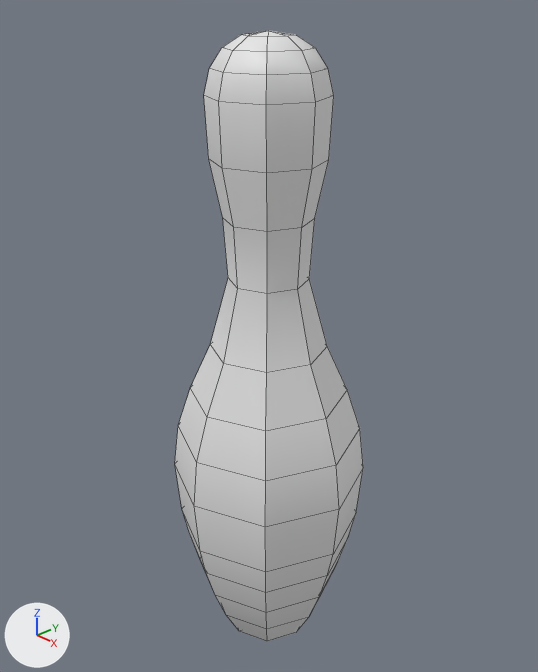
Two versions of the Blender file bowling.blend, one commit apart.
Both versions are drawn from a camera (50 mm lens) standing at (0.286, -0.268, 0.401) and looking at (-0.007, 0.007, 0.211). The lights are fixed; the arrows at lower left show +X, +Y and +Z. Mesh edges are drawn as thin lines.

Objects in the first picture: 'Pin Profile Mesh'.
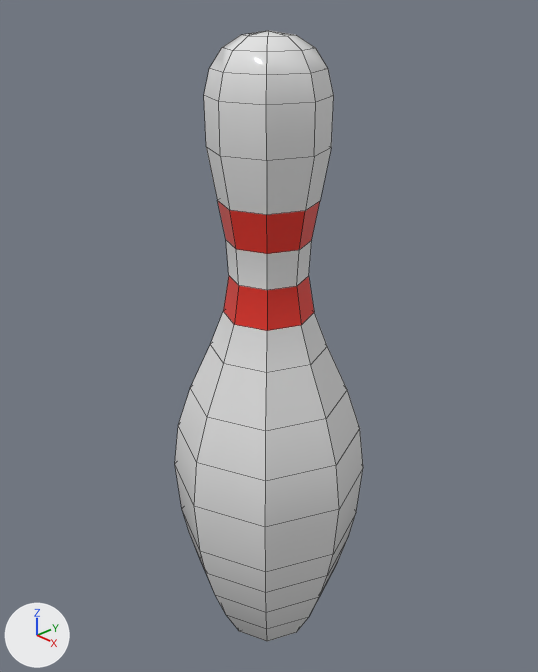
Where the change shows, as pixel boxes (x1, y1, x2, y2) in the pictures (538 x 672 px):
part 1 of me_mesh_001, built on
    both: (204, 95, 334, 373)

What changed in the scene script:
```text
Add mat_pin_stripe:
    mat_pin_stripe = principled_material('Pin Stripe')
    mat_pin_stripe.base_color = (0.8, 0.037, 0.0243)  # red #e7362b
    mat_pin_stripe.roughness = 0.15
Add mat_pin:
    mat_pin = principled_material('Pin')
    mat_pin.base_color = (0.8, 0.8, 0.8)  # white #e7e7e7
    mat_pin.roughness = 0.15
Change me_mesh_001:
    used by ob_pin_profile_mesh; location = (0.0, 0.0, 0.0)
    remove me_mesh_001.from_pydata(...)  # 138 vertices, 144 faces; spans x -0.06..0.06, y -0.06..0.06, z 0.0..0.38
    add me_mesh_001.from_pydata(...)  # 154 vertices, 160 faces; spans x -0.06..0.06, y -0.06..0.06, z 0.0..0.38
    me_mesh_001 part 1
    16 faces are deleted
    24 vertices move from x -0.031..0.031, y -0.031..0.031, z 0.251..0.318 to x -0.033..0.033, y -0.033..0.033, z 0.231..0.324
    16 vertices are added at x -0.027..0.027, y -0.027..0.027, z 0.253..0.296
    16 new faces join them, mat_pin_stripe (red #e7362b)
    16 new faces join them, mat_pin (white #e7e7e7)
    add me_mesh_001.materials.append(mat_pin)  # white #e7e7e7
    add me_mesh_001.materials.append(mat_pin_stripe)  # red #e7362b
```
